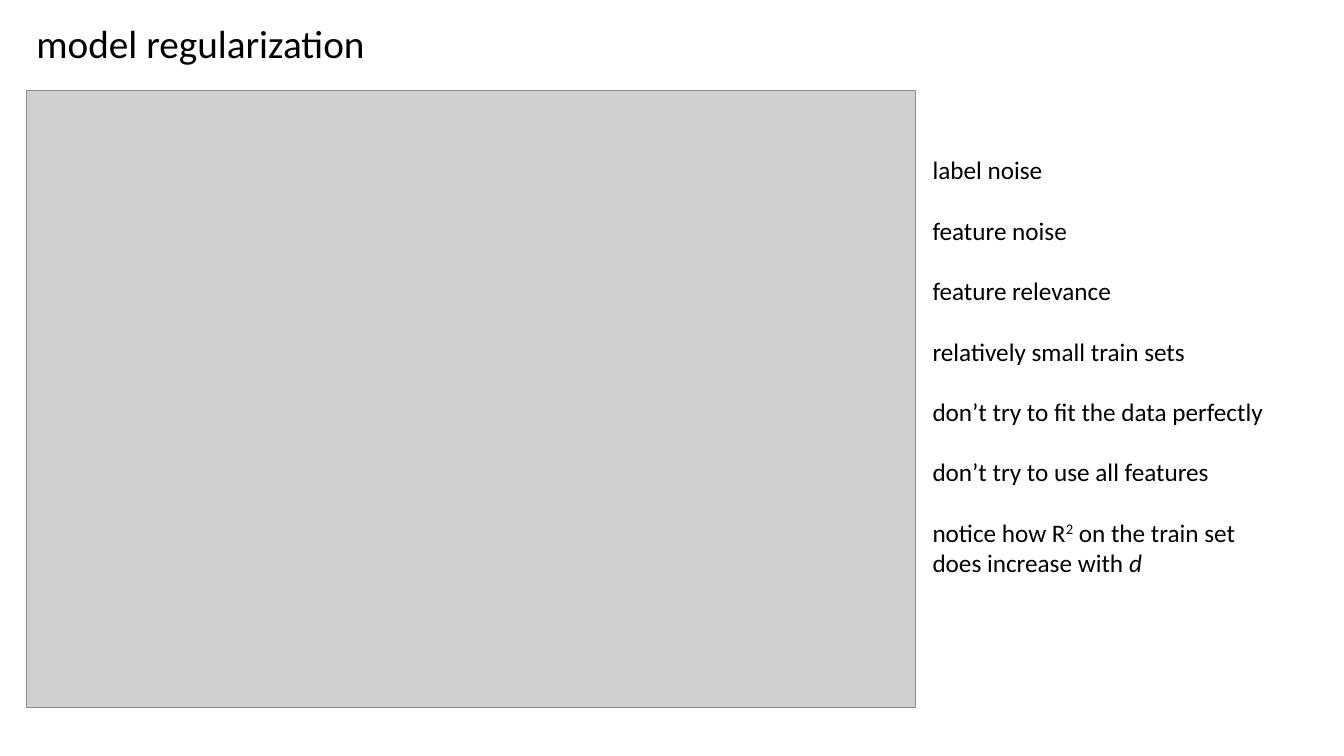
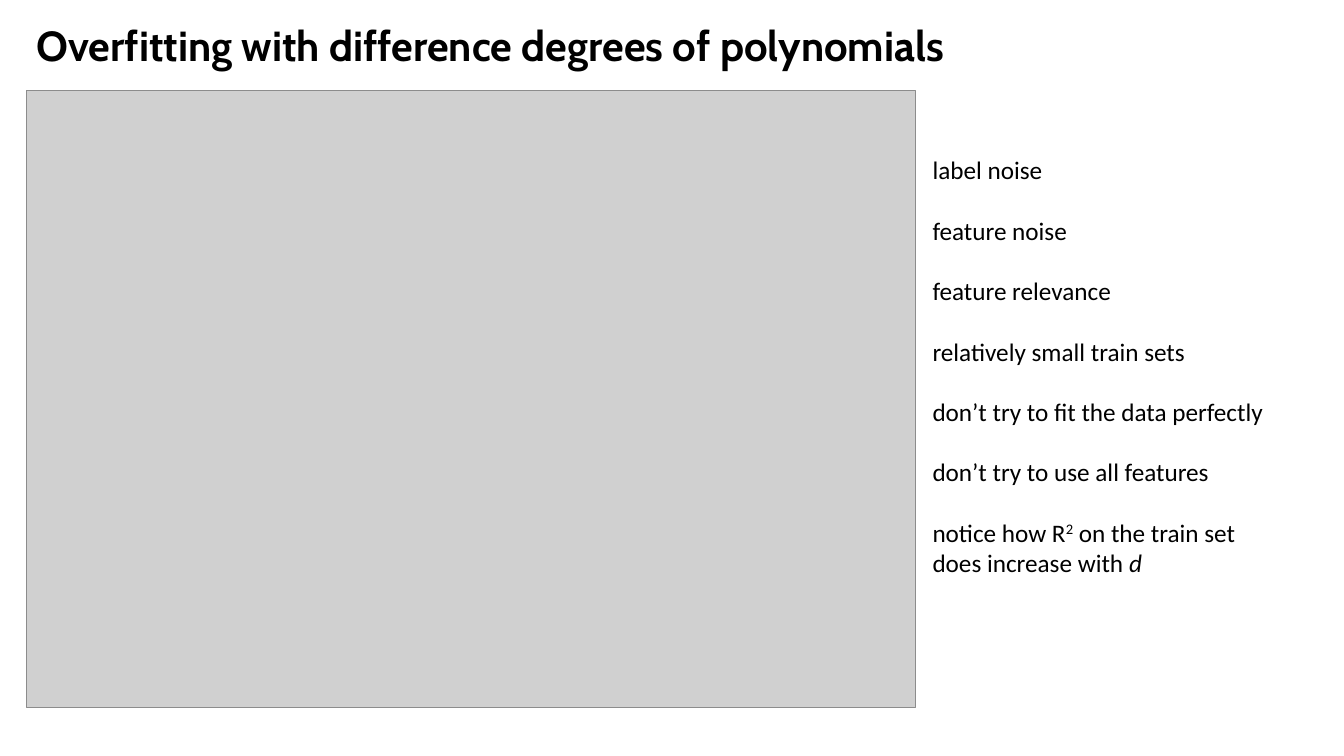
Before and after one commit to CompOmics/ML_AI_Analytical_Chemistry_Course, a slide deck: slide 9 of 03_Evaluation/slides/3_1_regularization.pptx. Drawn at 1344x756 pixels with LibreOffice and Linux fonts; fonts in the diff are those of the drawing; grey boxes stand for pictures. Boxes give left, top, right and bottom in pixels: in the first picture for what was removed or moved away, otherwise in the second. Text is boxed around its words. In the diff, an @@ line names an element or a change of style, - is before the commit and + after.

```diff
--- a/03_Evaluation/slides/3_1_regularization.pptx
+++ b/03_Evaluation/slides/3_1_regularization.pptx
@@ text at (36, 29, 944, 71): text changed; size 28 to 30 pt; font Calibri to Cabin; bold on @@
-model regularization
+Overfitting with difference degrees of polynomials
```
Also in this commit, not shown: 7 other slides changed.
